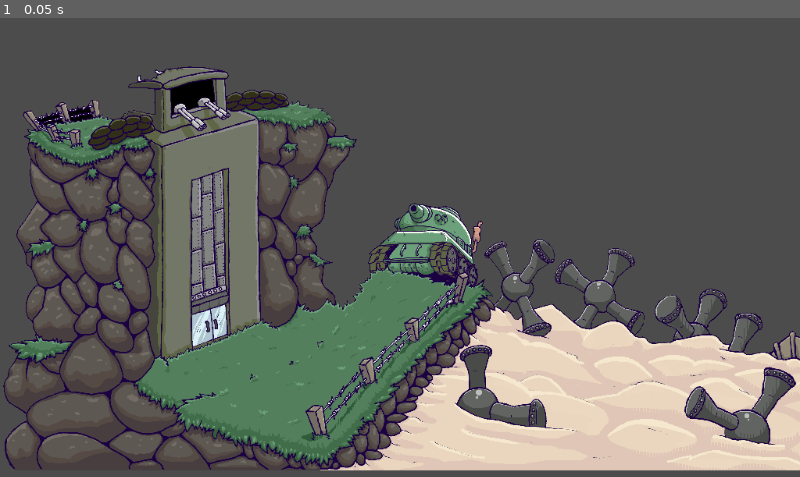
Above: before the commit, frame 1.
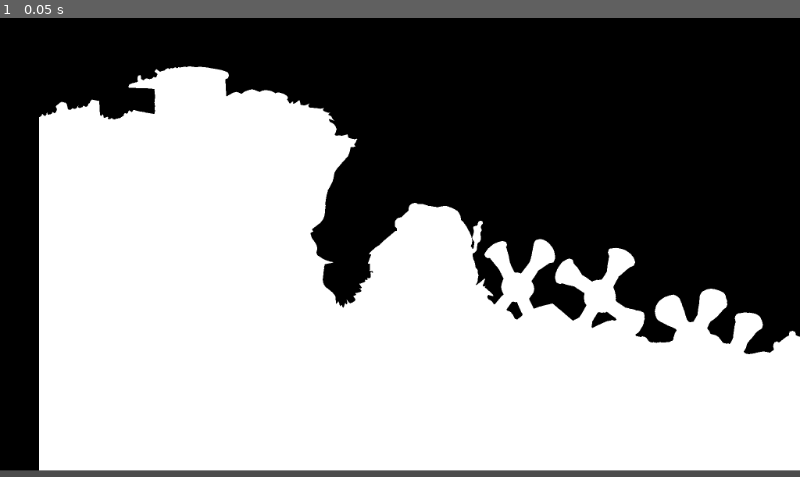
Above: after the commit, the same moment.

Repository: absolve/godotTestDemo
Game: Godot game, scene res://scene/main.tscn
Two runs of this game, one before a commit and one after it. Both use one fixed random seed, a clock stepped at 60 frames per second and the inputs below.
Inputs:
- Up to frame 1 (0.05 s): no input

The runs differ from the first frame. In frame 1, 99% of the frame differs, in the area x 0-100%, y 0-99%.

Commit message:
更新功能

Diff:
--- a/godot3DestructibleTerrain/script/main.gd
+++ b/godot3DestructibleTerrain/script/main.gd
@@ -6,8 +6,14 @@
 onready var cpolygon2D=$StaticBody2D/CollisionPolygon2D
 
 func _ready():
-#	var bm = BitMap.new()
-#	bm.create_from_image_alpha(img.texture.get_data())
+	var bm = BitMap.new()
+	bm.create_from_image_alpha(img.texture.get_data())
+	for i in range(img.texture.get_height()):
+		for y in range(100):
+			bm.set_bit(Vector2(y,i),false)
+	var texture = ImageTexture.new()
+	texture.create_from_image(bm.convert_to_image())
+	img.texture=texture
 #	print(img.texture.get_width())
 #	var rect = Rect2(0,0,img.texture.get_width(),img.texture.get_height())
 #	var my_array = bm.opaque_to_polygons(rect)
